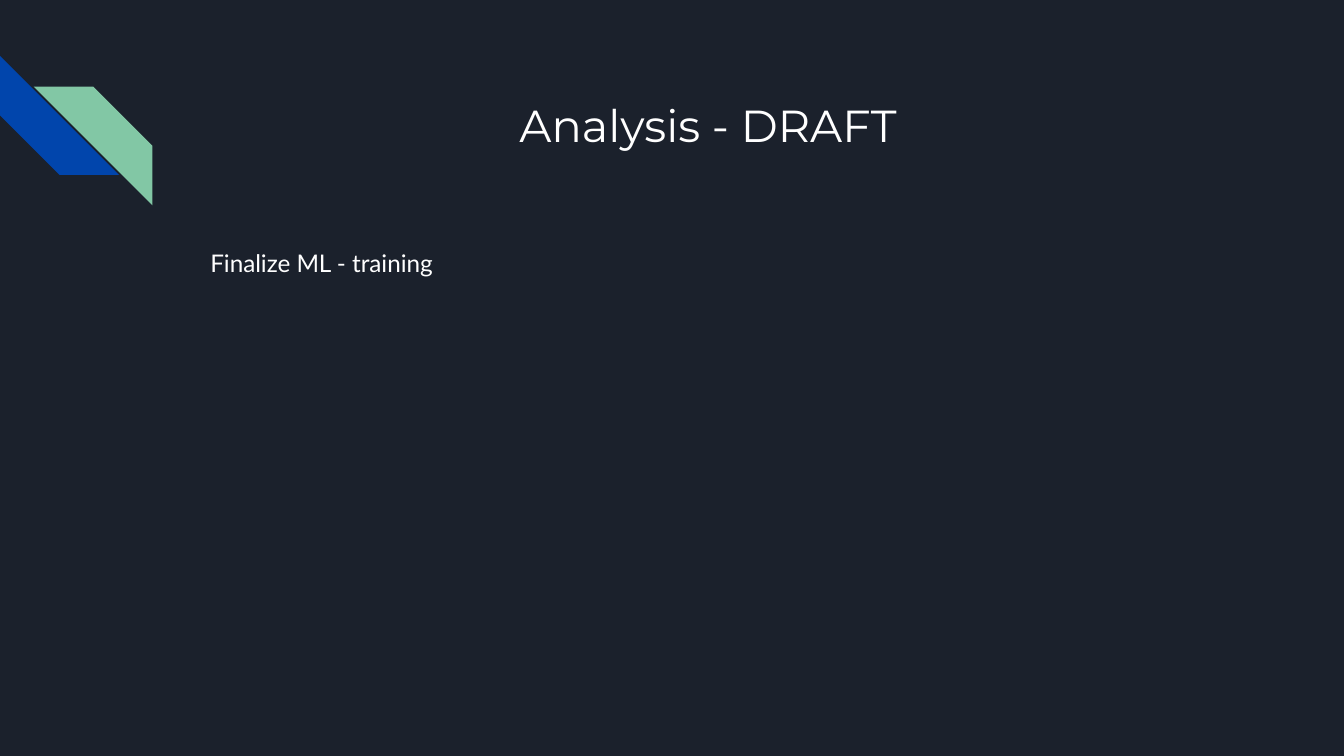
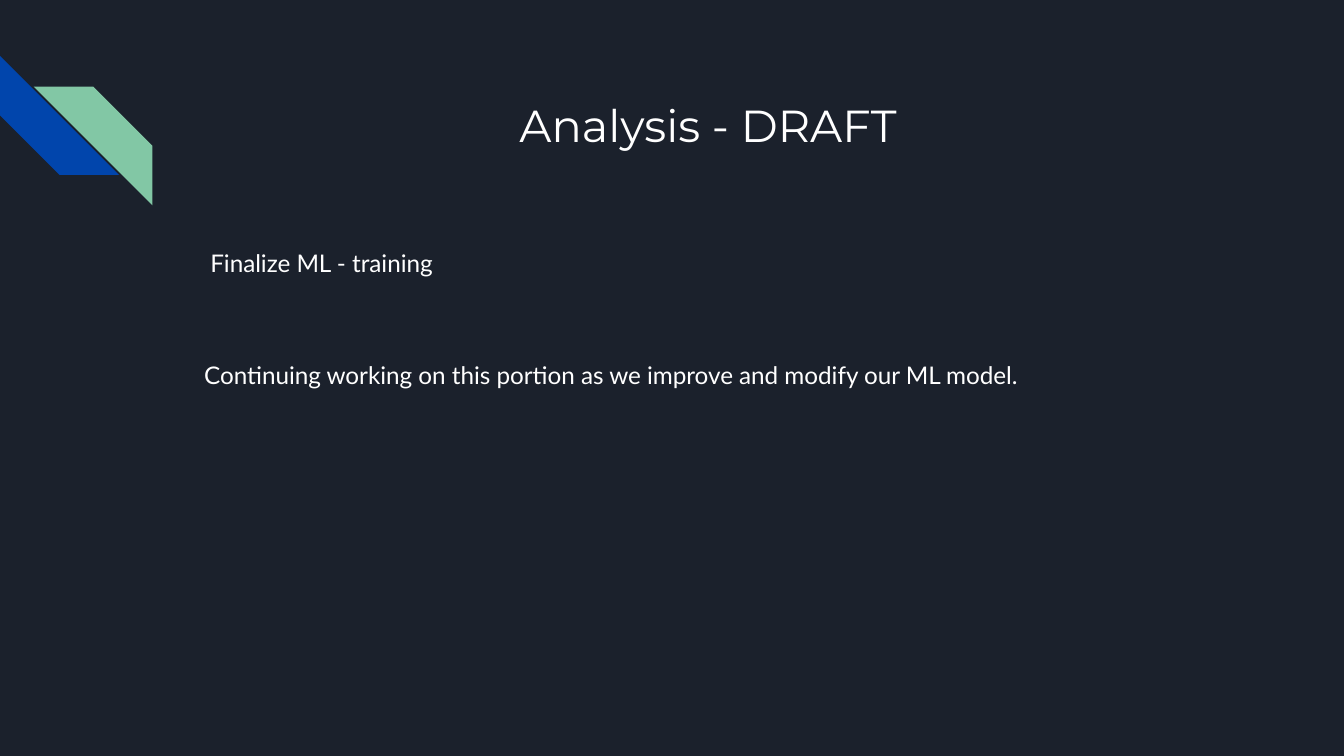
Before and after one commit to VickyCarlson/PCI_Growth, a slide deck: slide 7 of Effect of Educational Attainment on per Capita Growth by State.pptx. Drawn at 1344x756 pixels with LibreOffice and Linux fonts; fonts in the diff are those of the drawing. Boxes give left, top, right and bottom in pixels: in the first picture for what was removed or moved away, otherwise in the second. Text is boxed around its words. In the diff, an @@ line names an element or a change of style, - is before the commit and + after.

```diff
--- a/Effect of Educational Attainment on per Capita Growth by State.pptx
+++ b/Effect of Educational Attainment on per Capita Growth by State.pptx
@@ text at bbox=[204, 366, 1017, 389]: paragraph added @@
+Continuing working on this portion as we improve and modify our ML model.
```
